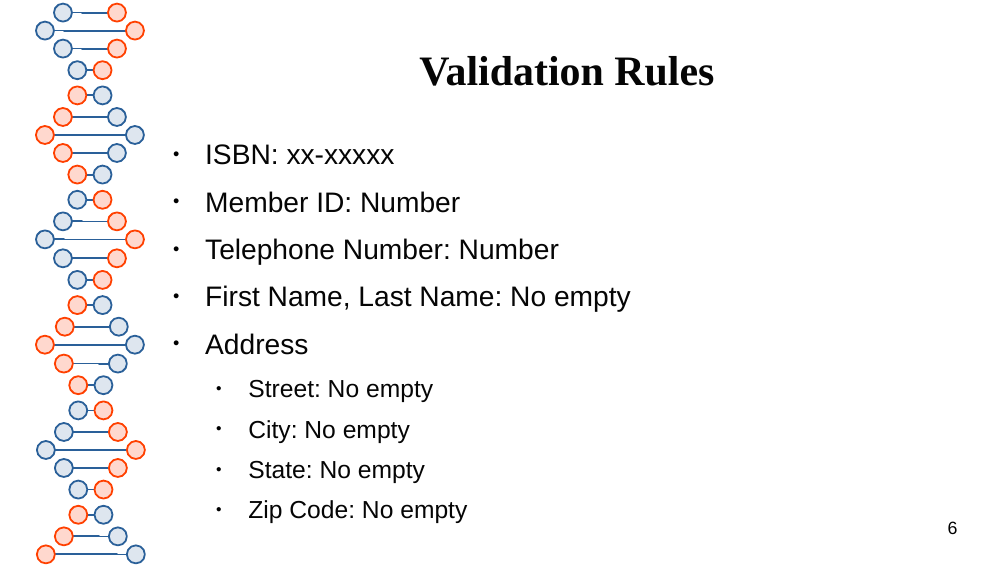
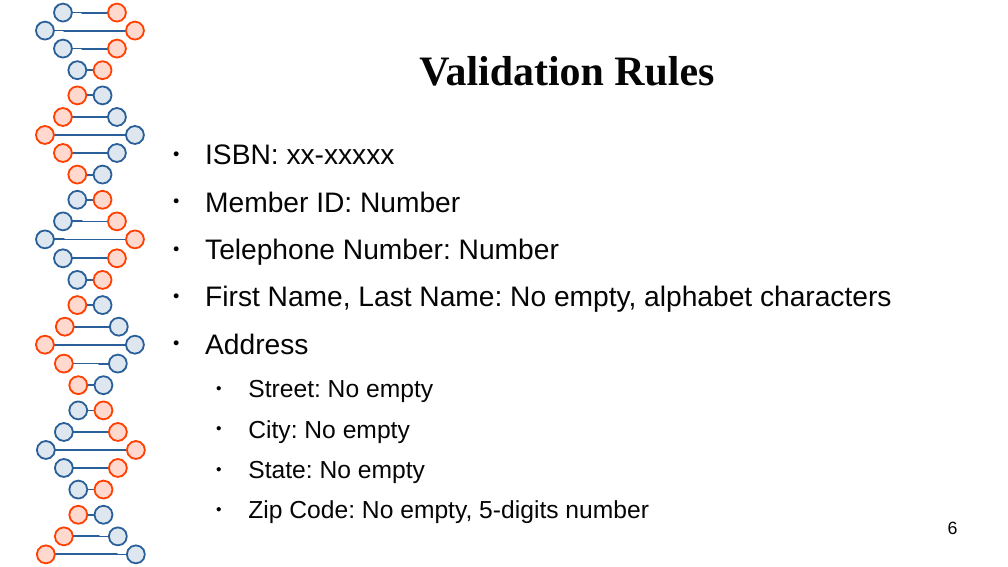
Before and after one commit to thanhtung2501/group1_mpp_finalproject, a slide deck: slide 6 of ProjectPresentation.odp. Drawn at 1008x567 pixels with LibreOffice and Linux fonts; fonts in the diff are those of the drawing. Boxes give left, top, right and bottom in pixels: in the first picture for what was removed or moved away, otherwise in the second. Text is boxed around its words. In the diff, an @@ line names an element or a change of style, - is before the commit and + after.

Commit message:
Update validation rules

```diff
--- a/ProjectPresentation.odp
+++ b/ProjectPresentation.odp
@@ text at [205,285,891,311]: text changed @@
-● First Name, Last Name: No empty
+● First Name, Last Name: No empty, alphabet characters
@@ text at [248,500,649,523]: text changed @@
-  ● Zip Code: No empty
+  ● Zip Code: No empty, 5-digits number
```
Also in this commit, not shown: 1 other file.
